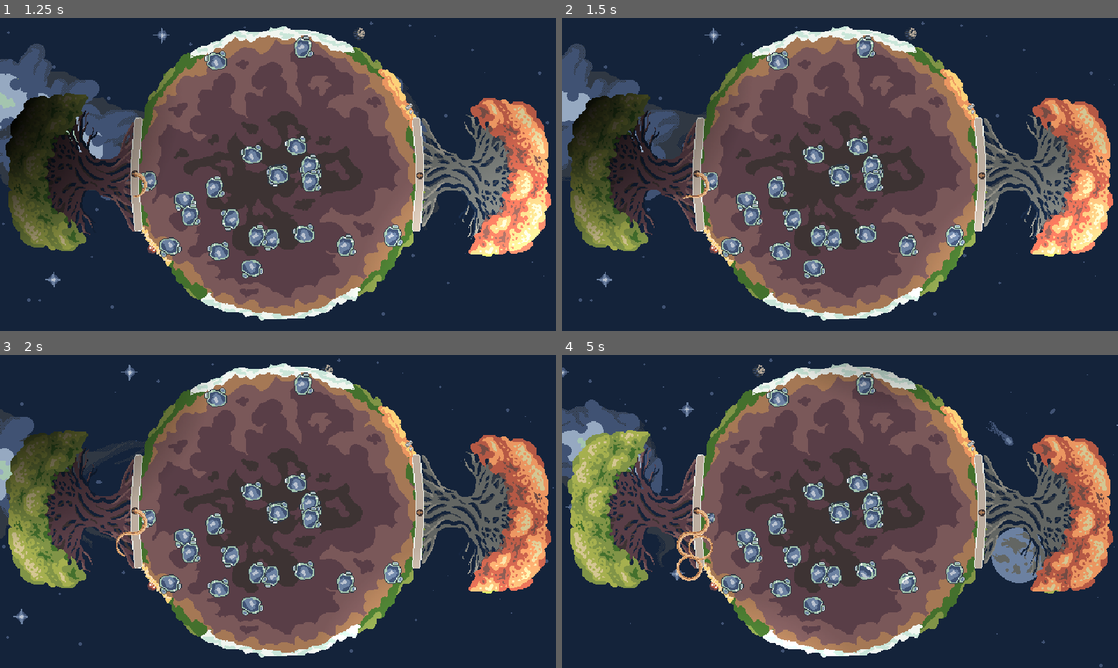
Above: before the commit, frames 1-4 (two rows, left to right).
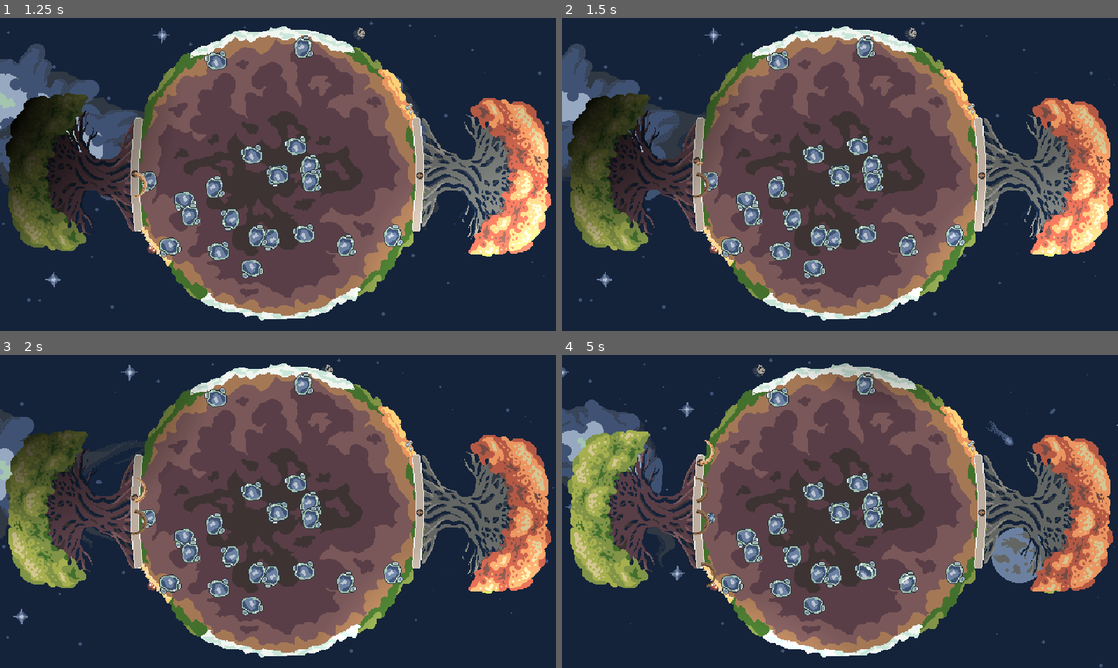
Above: after the commit, the same moments.

Repository: Rotta-Games/ragerootin
Game: Godot game, scene res://game.tscn
Same seed, same stepped clock (60 frames per second), same inputs: the game is played once before the commit and once after it. This scene is started directly instead of the project's main scene. Sound files missing from this copy of the repository are replaced by a short silence.
Inputs:
- Up to frame 1 (1.25 s): hold Right (player1_move_right) from 0.53 s (still down); hold Space (player1_shoot) from 0.53 s (still down)
- Up to frame 2 (1.5 s): release Right (player1_move_right) at 1.28 s; release Space (player1_shoot) at 1.28 s; hold Left (player1_move_left) from 1.28 s (still down); tap Space (player1_shoot) at 1.35 s
- Up to frame 3 (2 s): keep holding Left (player1_move_left)
- Up to frame 4 (5 s): release Left (player1_move_left) at 2.03 s; hold Space (player1_shoot) 2.03-2.78 s; hold Right (player1_move_right) 2.03-3.53 s; tap Space (player1_shoot) at 2.85, 4.35 s; hold Space (player1_shoot) 3.53-4.28 s; hold Left (player1_move_left) from 3.53 s (still down)

Frame 1 is identical in both runs. In frame 2, 0.1% of the frame differs, in the area x 21-28%, y 44-58%; in frame 3, 0.2%; in frame 4, 0.6%, in the area x 20-28%, y 27-75%.

Commit message:
shoot stops current root

Diff:
--- a/player.gd
+++ b/player.gd
@@ -32,6 +32,9 @@
 	pass
 
 func shoot():
+	if root:
+		root.stop_growing()
+		return
 	state = MOVING
 	root = new_root()
 
--- a/player1.gd
+++ b/player1.gd
@@ -16,6 +16,6 @@
 			root.angle += root.turn_speed * delta
 
 func _input(event):
-	if state == SETUP && Input.is_action_pressed("player1_shoot"):
+	if Input.is_action_pressed("player1_shoot"):
 		self.set_start_position(sliderButton.get_global_position())
 		shoot()
--- a/player2.gd
+++ b/player2.gd
@@ -16,6 +16,6 @@
 			root.angle += root.turn_speed * delta
 
 func _input(event):
-	if state == SETUP && Input.is_action_pressed("player2_shoot"):
+	if Input.is_action_pressed("player2_shoot"):
 		self.set_start_position(sliderButton.get_global_position())
 		shoot()
